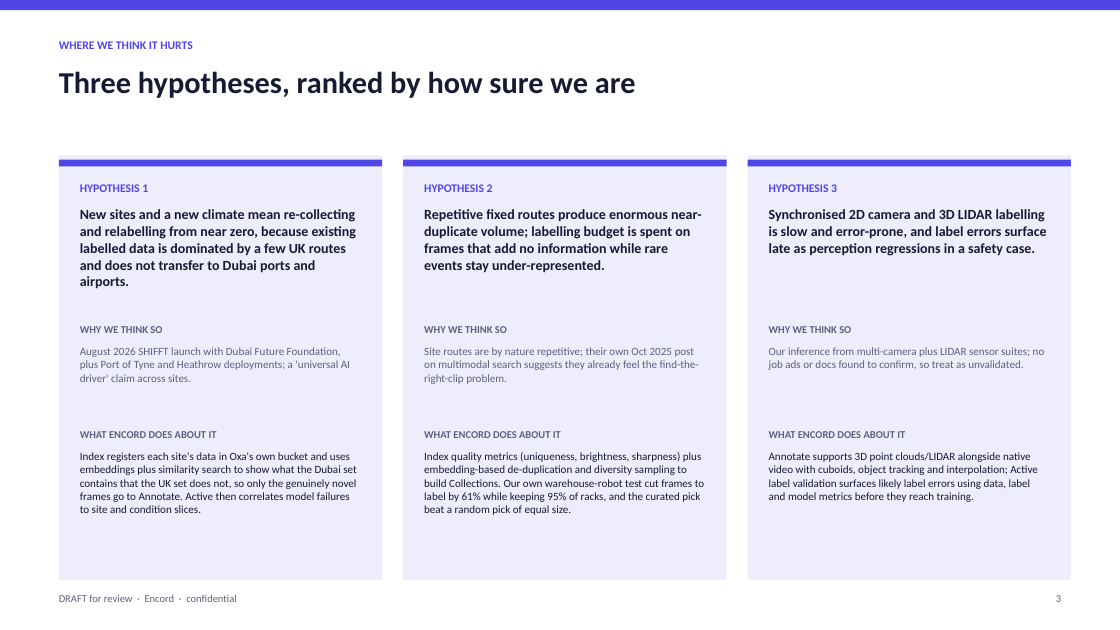
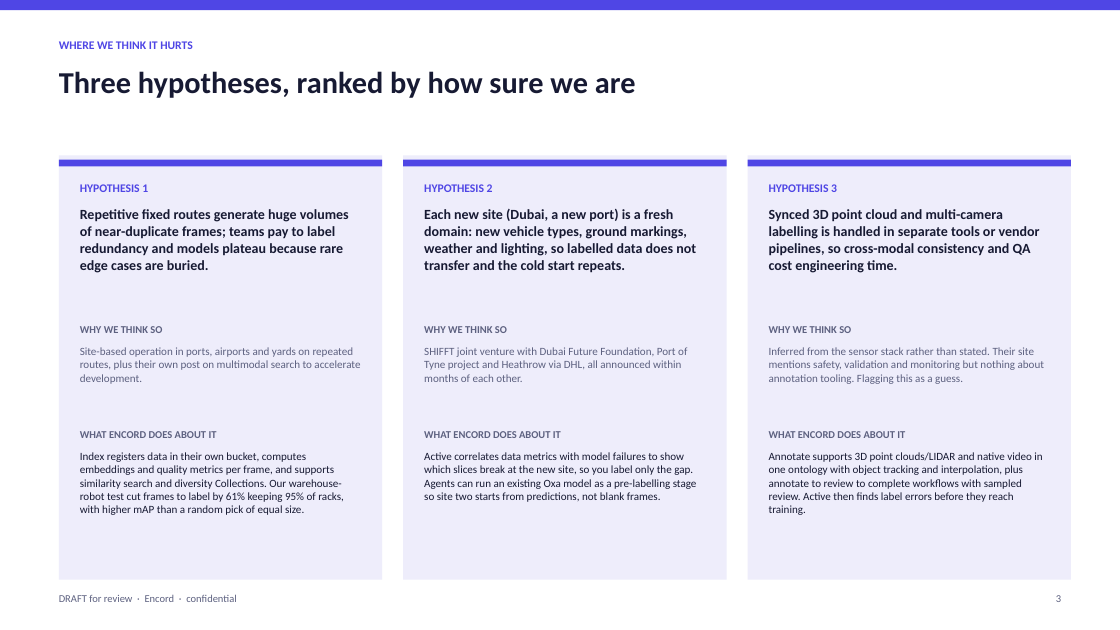
Before and after one commit to qaisak/signal-desk, a slide deck: slide 3 of docs/briefs/oxa.pptx. Drawn at 1120x630 pixels with LibreOffice and Linux fonts; fonts in the diff are those of the drawing. Boxes give left, top, right and bottom in pixels: in the first picture for what was removed or moved away, otherwise in the second. Text is boxed around its words. In the diff, an @@ line names an element or a change of style, - is before the commit and + after.

```diff
--- a/docs/briefs/oxa.pptx
+++ b/docs/briefs/oxa.pptx
@@ text at (x1=80, y1=209, x2=349, y2=273): text changed @@
-New sites and a new climate mean re-collecting and relabelling from near zero, because existing labelled data is dominated by a few UK routes and does not transfer to Dubai ports and airports.
+Repetitive fixed routes generate huge volumes of near-duplicate frames; teams pay to label redundancy and models plateau because rare edge cases are buried.
@@ text at (x1=424, y1=209, x2=696, y2=273): text changed @@
-Repetitive fixed routes produce enormous near-duplicate volume; labelling budget is spent on frames that add no information while rare events stay under-represented.
+Each new site (Dubai, a new port) is a fresh domain: new vehicle types, ground markings, weather and lighting, so labelled data does not transfer and the cold start repeats.
@@ text at (x1=769, y1=209, x2=1040, y2=273): text changed @@
-Synchronised 2D camera and 3D LIDAR labelling is slow and error-prone, and label errors surface late as perception regressions in a safety case.
+Synced 3D point cloud and multi-camera labelling is handled in separate tools or vendor pipelines, so cross-modal consistency and QA cost engineering time.
@@ text at (x1=80, y1=347, x2=360, y2=384): text changed @@
-August 2026 SHIFFT launch with Dubai Future Foundation, plus Port of Tyne and Heathrow deployments; a 'universal AI driver' claim across sites.
+Site-based operation in ports, airports and yards on repeated routes, plus their own post on multimodal search to accelerate development.
@@ text at (x1=424, y1=347, x2=687, y2=382): text changed @@
-Site routes are by nature repetitive; their own Oct 2025 post on multimodal search suggests they already feel the find-the-right-clip problem.
+SHIFFT joint venture with Dubai Future Foundation, Port of Tyne project and Heathrow via DHL, all announced within months of each other.
@@ text at (x1=769, y1=347, x2=1044, y2=384): text changed @@
-Our inference from multi-camera plus LIDAR sensor suites; no job ads or docs found to confirm, so treat as unvalidated.
+Inferred from the sensor stack rather than stated. Their site mentions safety, validation and monitoring but nothing about annotation tooling. Flagging this as a guess.
@@ text at (x1=80, y1=452, x2=344, y2=515): text changed @@
-Index registers each site's data in Oxa's own bucket and uses embeddings plus similarity search to show what the Dubai set contains that the UK set does not, so only the genuinely novel frames go to Annotate. Active then correlates model failures to site and condition slices.
+Index registers data in their own bucket, computes embeddings and quality metrics per frame, and supports similarity search and diversity Collections. Our warehouse-robot test cut frames to label by 61% keeping 95% of racks, with higher mAP than a random pick of equal size.
@@ text at (x1=424, y1=452, x2=697, y2=502): text changed @@
-Index quality metrics (uniqueness, brightness, sharpness) plus embedding-based de-duplication and diversity sampling to build Collections. Our own warehouse-robot test cut frames to label by 61% while keeping 95% of racks, and the curated pick beat a random pick of equal size.
+Active correlates data metrics with model failures to show which slices break at the new site, so you label only the gap. Agents can run an existing Oxa model as a pre-labelling stage so site two starts from predictions, not blank frames.
@@ text at (x1=769, y1=452, x2=1042, y2=515): text changed @@
-Annotate supports 3D point clouds/LIDAR alongside native video with cuboids, object tracking and interpolation; Active label validation surfaces likely label errors using data, label and model metrics before they reach training.
+Annotate supports 3D point clouds/LIDAR and native video in one ontology with object tracking and interpolation, plus annotate to review to complete workflows with sampled review. Active then finds label errors before they reach training.
```
Also in this commit, not shown: 6 other slides changed, 9 other files.
